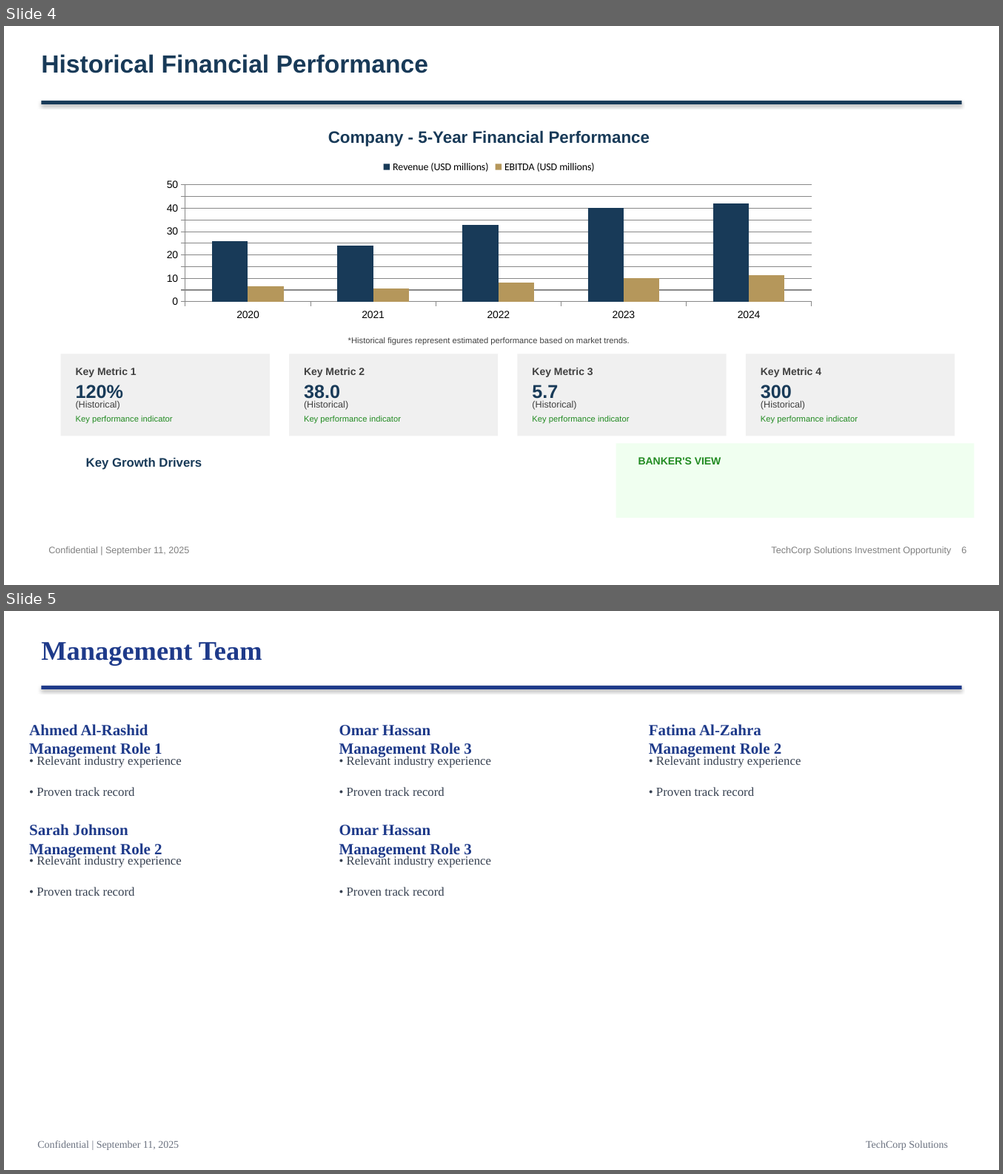
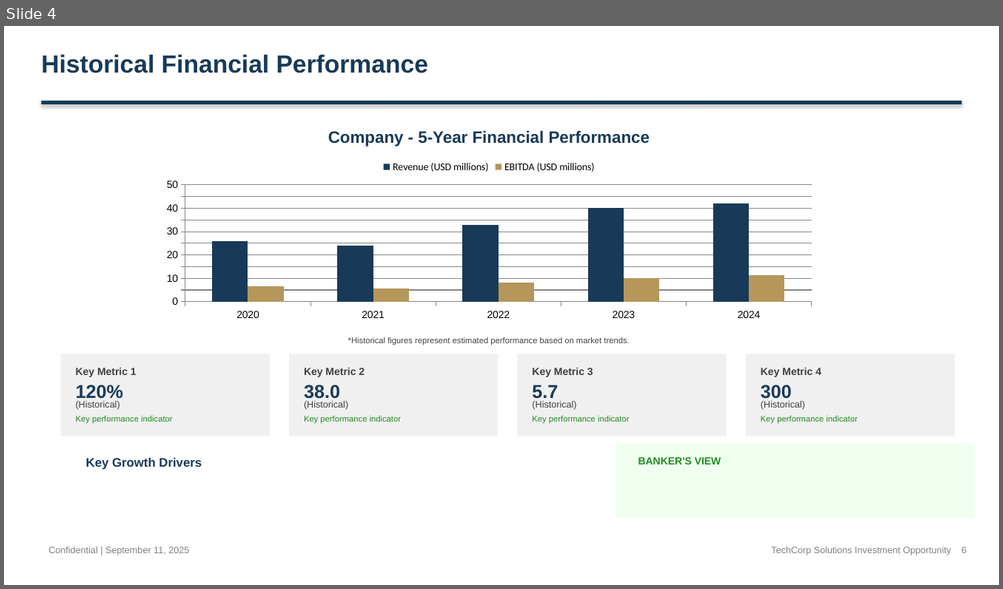
Before and after one commit to alinvb/slide_generator, a slide deck: output_presentation.pptx. Shown one above the other, each under a label of ours: slides 4 and 5 before the commit, slide 4 after it. The pictures are 1003x1174 and 1003x589 pixels, drawn with LibreOffice and Linux fonts; fonts in the diff are those of the drawing. Boxes give left, top, right and bottom in pixels: in the first picture for what was removed or moved away, otherwise in the second. Text is boxed around its words. In the diff, an @@ line names an element or a change of style, - is before the commit and + after.

```diff
--- a/output_presentation.pptx
+++ b/output_presentation.pptx
@@ slide 5 removed at box(4, 611, 999, 1170), background #FFFFFF @@
@@ text removed at box(41, 642, 262, 665) @@
-Management Team
@@ rectangle removed at box(41, 686, 962, 689) @@
@@ text removed at box(29, 724, 162, 758) @@
-Ahmed Al-Rashid
-Management Role 1
@@ text removed at box(339, 725, 471, 758) @@
-Omar Hassan
-Management Role 3
@@ text removed at box(649, 724, 781, 758) @@
-Fatima Al-Zahra
-Management Role 2
@@ text removed at box(37, 755, 182, 768) @@
-• Relevant industry experience
@@ text removed at box(347, 755, 492, 768) @@
-• Relevant industry experience
@@ text removed at box(656, 755, 801, 768) @@
-• Relevant industry experience
@@ text removed at box(37, 787, 135, 796) @@
-• Proven track record
@@ text removed at box(347, 787, 444, 796) @@
-• Proven track record
@@ text removed at box(656, 787, 754, 796) @@
-• Proven track record
@@ text removed at box(29, 824, 162, 857) @@
-Sarah Johnson
-Management Role 2
@@ text removed at box(339, 825, 471, 857) @@
-Omar Hassan
-Management Role 3
@@ text removed at box(37, 855, 182, 868) @@
-• Relevant industry experience
@@ text removed at box(347, 855, 492, 868) @@
-• Relevant industry experience
@@ text removed at box(37, 887, 135, 896) @@
-• Proven track record
@@ text removed at box(347, 887, 444, 896) @@
-• Proven track record
@@ text removed at box(37, 1141, 179, 1150) @@
-Confidential | September 11, 2025
@@ text removed at box(865, 1141, 948, 1150) @@
-TechCorp Solutions
```
Also in this commit, not shown: 3 slides changed, 3 slides added, 3 other slides removed, 2 other files.
